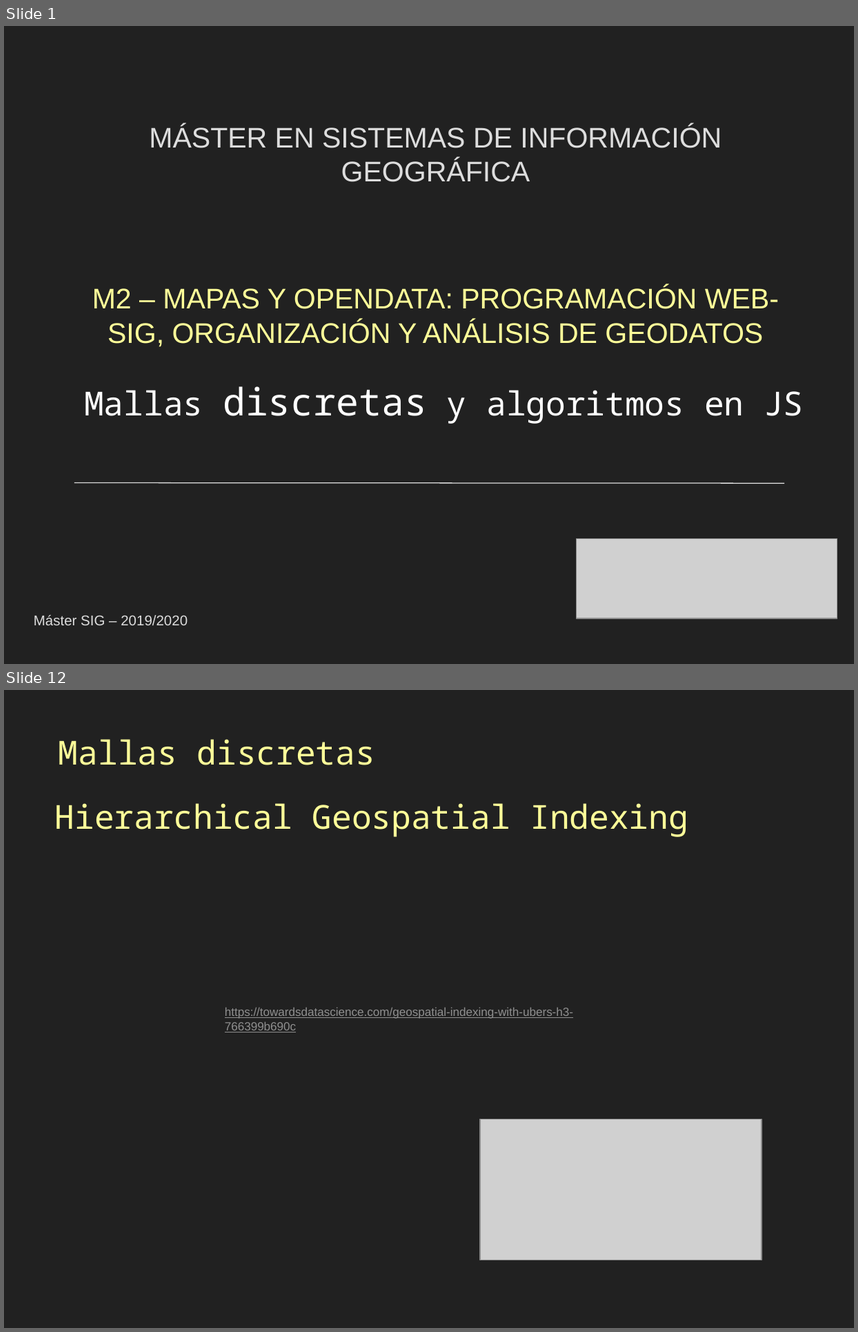
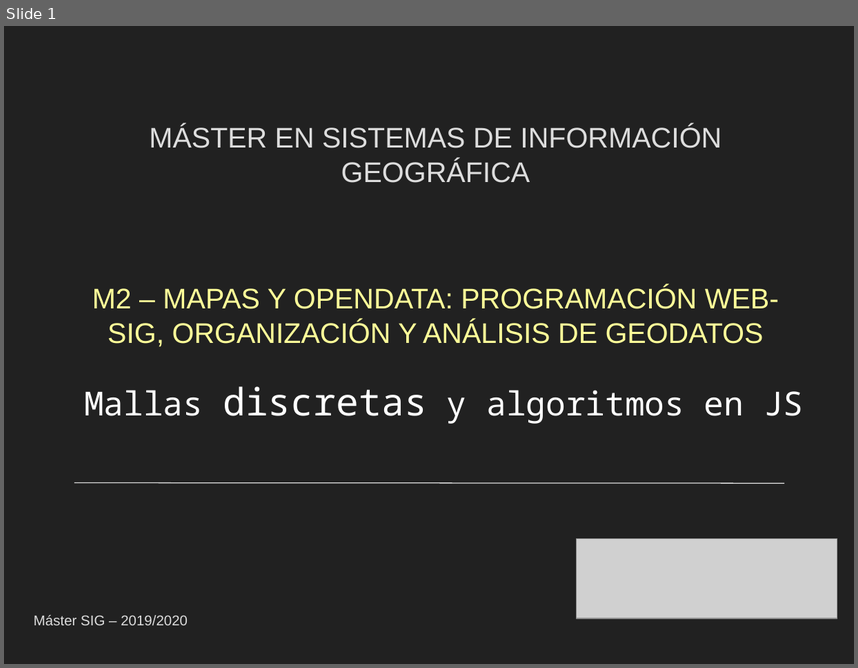
Before and after one commit to gis-master-m2/m2-geoweb, a slide deck: docs/presentacion/Mallas-algoritmos-js.pptx. Shown one above the other, each under a label of ours: slides 1 and 12 before the commit, slide 1 after it; the slides between them are not shown. The pictures are 858x1332 and 858x668 pixels, drawn with LibreOffice and Linux fonts; fonts in the diff are those of the drawing; grey boxes stand for pictures. Boxes give left, top, right and bottom in pixels: in the first picture for what was removed or moved away, otherwise in the second. Text is boxed around its words. In the diff, an @@ line names an element or a change of style, - is before the commit and + after.

```diff
--- a/docs/presentacion/Mallas-algoritmos-js.pptx
+++ b/docs/presentacion/Mallas-algoritmos-js.pptx
@@ slide 12 removed at <box>4,690,854,1328</box>, background #212121 @@
@@ text removed at <box>59,739,375,765</box> @@
-Mallas discretas
@@ text removed at <box>55,803,688,837</box> @@
-Hierarchical Geospatial Indexing
@@ text removed at <box>225,1007,573,1032</box> @@
-https://towardsdatascience.com/geospatial-indexing-with-ubers-h3-766399b690c
@@ picture removed at <box>480,1118,762,1259</box> @@
```
Also in this commit, not shown: 6 slides changed, 4 slides added, 3 other slides removed, 1 other file.
